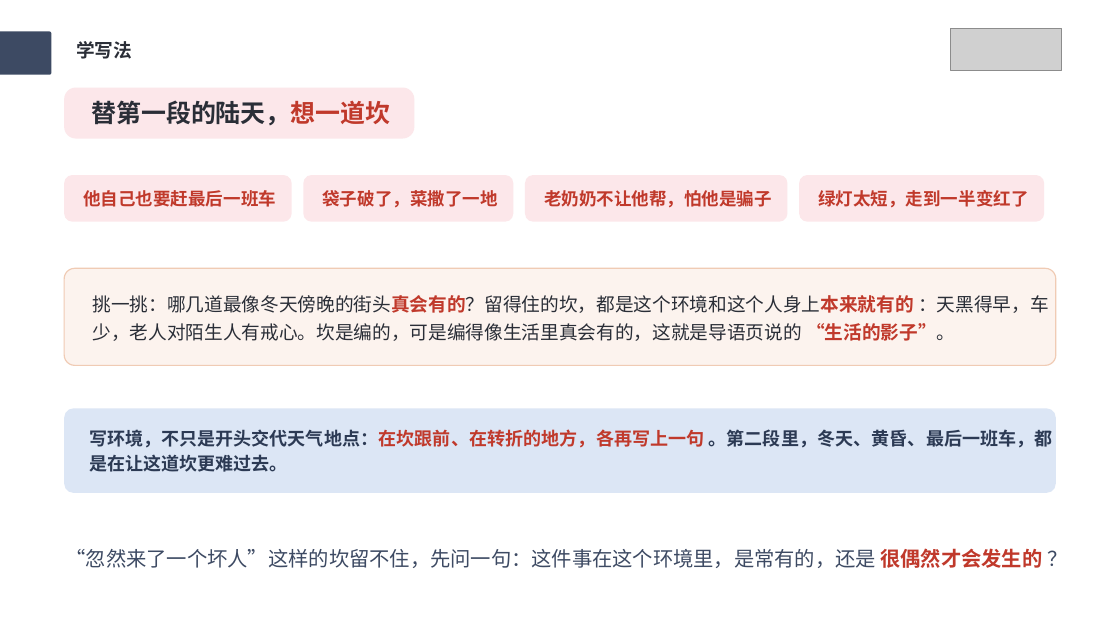
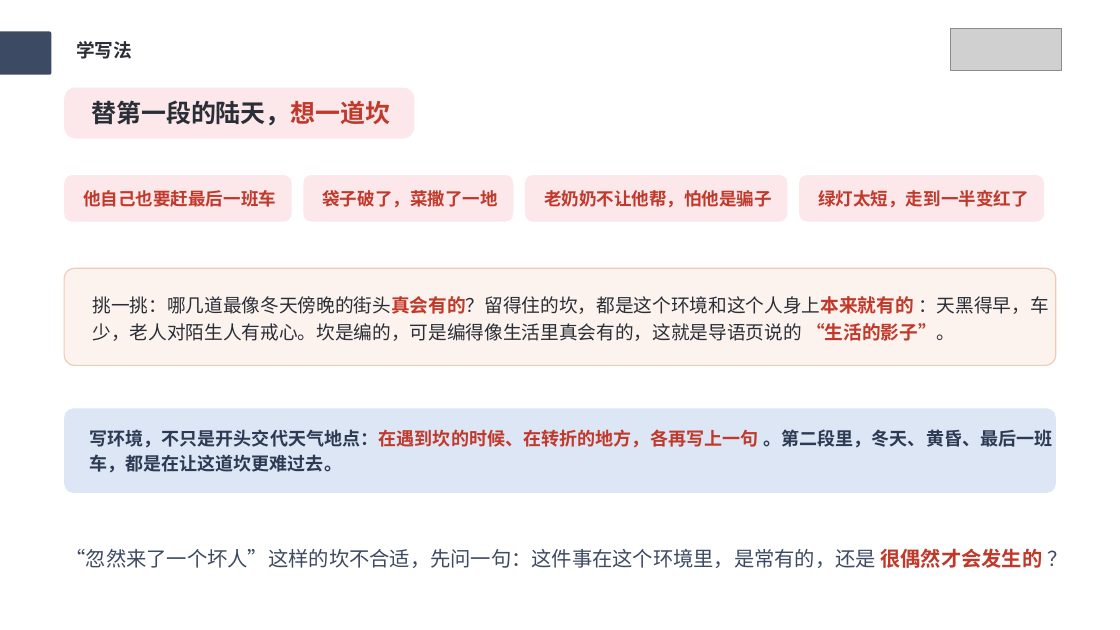
Before and after one commit to wuwenjia6498/laojohn-lesson-plan, a slide deck: slide 13 of 写作课件PPT输出/六上-第四单元-笔尖流出的故事/六上-第四单元-笔尖流出的故事-课件PPT.pptx. Drawn at 1120x630 pixels with LibreOffice and Linux fonts; fonts in the diff are those of the drawing; grey boxes stand for pictures. Boxes give left, top, right and bottom in pixels: in the first picture for what was removed or moved away, otherwise in the second. Text is boxed around its words. In the diff, an @@ line names an element or a change of style, - is before the commit and + after.

```diff
--- a/写作课件PPT输出/六上-第四单元-笔尖流出的故事/六上-第四单元-笔尖流出的故事-课件PPT.pptx
+++ b/写作课件PPT输出/六上-第四单元-笔尖流出的故事/六上-第四单元-笔尖流出的故事-课件PPT.pptx
@@ text at [89,429,1053,473]: text changed @@
-写环境，不只是开头交代天气地点：在坎跟前、在转折的地方，各再写上一句 。第二段里，冬天、黄昏、最后一班车，都是在让这道坎更难过去。
+写环境，不只是开头交代天气地点：在遇到坎的时候、在转折的地方，各再写上一句 。第二段里，冬天、黄昏、最后一班车，都是在让这道坎更难过去。
@@ text at [66,548,1042,568]: text changed; size 26 to 26.1 pt @@
-“忽然来了一个坏人”这样的坎留不住，先问一句：这件事在这个环境里，是常有的，还是 很偶然才会发生的 ？
+“忽然来了一个坏人”这样的坎不合适，先问一句：这件事在这个环境里，是常有的，还是 很偶然才会发生的 ？
```
Also in this commit, not shown: 27 other slides changed, 1 slide added, 1 slide removed, 4 other files.
